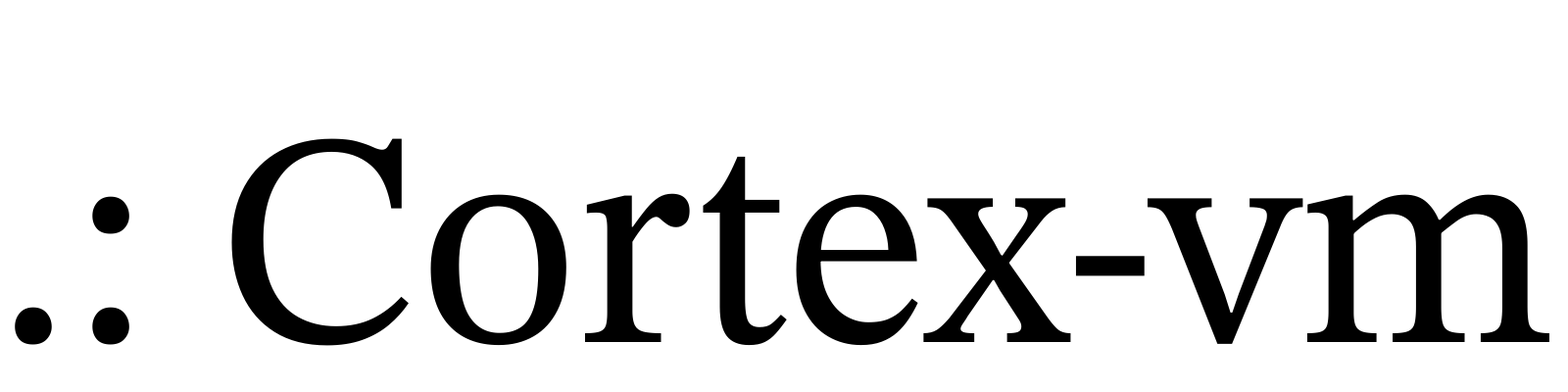
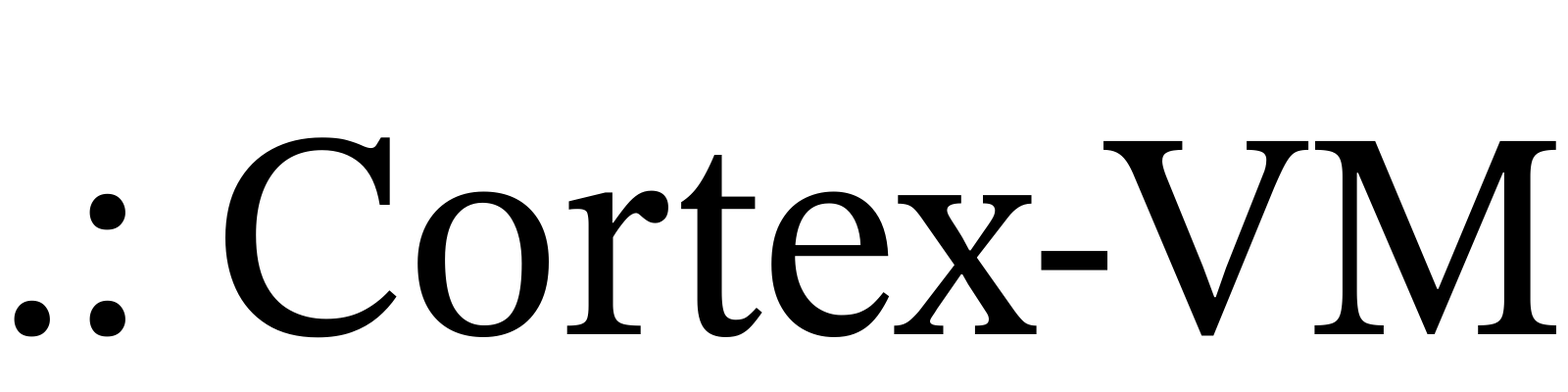
Layer changes from the first 1568x392 image to the second:
renamed ".: Cortex-vm" to ".: Cortex-VM", painted on it over bbox(13, 137, 1557, 346)